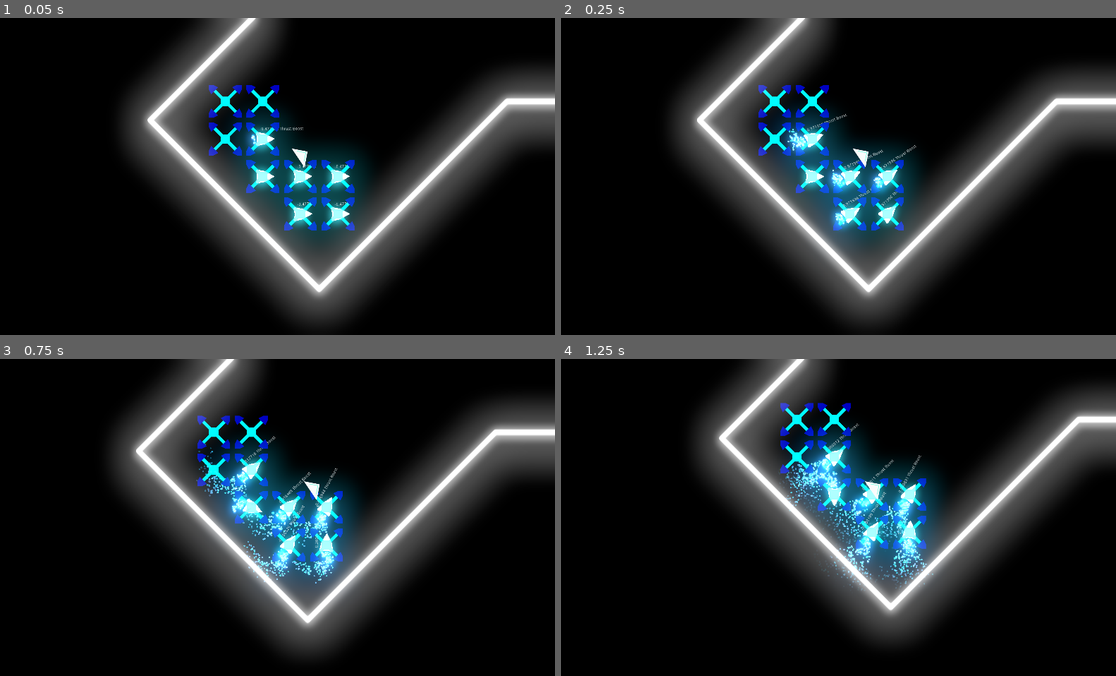
Above: before the commit, frames 1-4 (two rows, left to right).
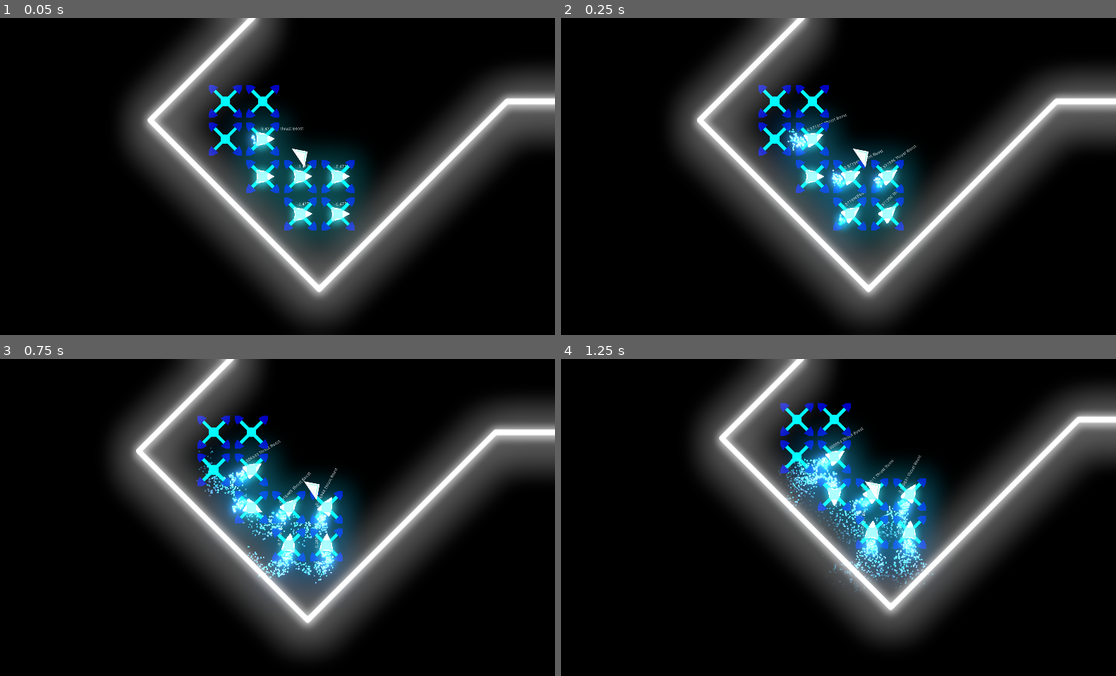
Above: after the commit, the same moments.

Repository: Insta-x/boost-racer
Game: Godot game, scene res://Src/Game.tscn
The game is run twice, just before and just after one commit, with the same random seed, the same clock (stepped at 60 frames per second) and the same inputs.
Inputs:
- Up to frame 1 (0.05 s): no input
- Up to frame 2 (0.25 s): no input
- Up to frame 3 (0.75 s): hold D (turn_right) from 0.53 s (still down); hold Shift (boost) from 0.53 s (still down)
- Up to frame 4 (1.25 s): keep holding D (turn_right); keep holding Shift (boost)

Frame 1 is identical in both runs. In frame 2, 0.1% of the frame differs, in the area x 48-58%, y 52-66%; in frame 3, 0.7%; in frame 4, 1.2%, in the area x 38-60%, y 20-74%.

Commit message:
fix world path

Diff:
--- a/Src/Game.tscn
+++ b/Src/Game.tscn
@@ -18,19 +18,22 @@
 [node name="CollisionPolygon2D17" parent="GameWorld/Wall" index="16"]
 polygon = PoolVector2Array( 7552, 1024, 7424, 1024, 7168, 768, 7168, 512, 6591.87, 1024, 5824, 1024, 5568, 1280, 5568, 1472, 5184, 1856, 5184, 2048, 5312, 2176, 5568, 2176, 5568, 3008 )
 
+[node name="Position2D4" parent="GameWorld/PathFinder/Nodes" index="3"]
+position = Vector2( 13918, 2635 )
+
+[node name="Position2D63" parent="GameWorld/PathFinder/Nodes" index="50"]
+position = Vector2( 12196, 2231 )
+
+[node name="Position2D21" parent="GameWorld/PathFinder/Nodes" index="92"]
+position = Vector2( 3081, 8728 )
+
+[node name="Camera2D" parent="GameWorld/PathFinder/EnemyRacer" index="13"]
+current = false
+
 [node name="GameCamera" parent="." instance=ExtResource( 9 )]
 position = Vector2( -192, 9216 )
 current = true
 following = NodePath("../GameWorld/PlayerRacer")
-
-[node name="Position2D4" parent="GameWorld/PathFinder/Nodes" index="3"]
-position = Vector2( 13918, 2635 )
-
-[node name="Position2D63" parent="GameWorld/PathFinder/Nodes" index="44"]
-position = Vector2( 12196, 2231 )
-
-[node name="Position2D21" parent="GameWorld/PathFinder/Nodes" index="80"]
-position = Vector2( 3081, 8728 )
 
 [node name="WorldEnvironment" type="WorldEnvironment" parent="."]
 environment = ExtResource( 7 )
--- a/Src/GameWorld.tscn
+++ b/Src/GameWorld.tscn
@@ -172,7 +172,7 @@
 position = Vector2( 11870, 7848 )
 
 [node name="Position2D24" type="Position2D" parent="PathFinder/Nodes" index="10"]
-position = Vector2( 11838, 6661 )
+position = Vector2( 11790, 6728 )
 
 [node name="Position2D25" type="Position2D" parent="PathFinder/Nodes" index="11"]
 position = Vector2( 11120, 6655 )
@@ -184,7 +184,7 @@
 position = Vector2( 10337, 7274 )
 
 [node name="Position2D9" type="Position2D" parent="PathFinder/Nodes" index="14"]
-position = Vector2( 13914, 7999 )
+position = Vector2( 13876, 7909 )
 
 [node name="Position2D10" type="Position2D" parent="PathFinder/Nodes" index="15"]
 position = Vector2( 13096, 7999 )
@@ -202,193 +202,229 @@
 position = Vector2( 8168, 7230 )
 
 [node name="Position2D32" type="Position2D" parent="PathFinder/Nodes" index="20"]
-position = Vector2( 3744, 7174 )
-
-[node name="Position2D36" type="Position2D" parent="PathFinder/Nodes" index="21"]
-position = Vector2( 3874, 6193 )
-
-[node name="Position2D37" type="Position2D" parent="PathFinder/Nodes" index="22"]
-position = Vector2( 5387, 6144 )
-
-[node name="Position2D38" type="Position2D" parent="PathFinder/Nodes" index="23"]
-position = Vector2( 5361, 4526 )
-
-[node name="Position2D58" type="Position2D" parent="PathFinder/Nodes" index="24"]
+position = Vector2( 3767, 7198 )
+
+[node name="Position2D82" type="Position2D" parent="PathFinder/Nodes" index="21"]
+position = Vector2( 5100, 7146 )
+
+[node name="Position2D83" type="Position2D" parent="PathFinder/Nodes" index="22"]
+position = Vector2( 6954, 7165 )
+
+[node name="Position2D36" type="Position2D" parent="PathFinder/Nodes" index="23"]
+position = Vector2( 3945, 6174 )
+
+[node name="Position2D37" type="Position2D" parent="PathFinder/Nodes" index="24"]
+position = Vector2( 5351, 6068 )
+
+[node name="Position2D38" type="Position2D" parent="PathFinder/Nodes" index="25"]
+position = Vector2( 5344, 4948 )
+
+[node name="Position2D93" type="Position2D" parent="PathFinder/Nodes" index="26"]
+position = Vector2( 5642, 4520 )
+
+[node name="Position2D58" type="Position2D" parent="PathFinder/Nodes" index="27"]
 position = Vector2( 9709, 4529 )
 
-[node name="Position2D76" type="Position2D" parent="PathFinder/Nodes" index="25"]
-position = Vector2( 9709, 5809 )
-
-[node name="Position2D77" type="Position2D" parent="PathFinder/Nodes" index="26"]
+[node name="Position2D76" type="Position2D" parent="PathFinder/Nodes" index="28"]
+position = Vector2( 9684, 5834 )
+
+[node name="Position2D77" type="Position2D" parent="PathFinder/Nodes" index="29"]
 position = Vector2( 8183, 5843 )
 
-[node name="Position2D78" type="Position2D" parent="PathFinder/Nodes" index="27"]
-position = Vector2( 10726, 5818 )
-
-[node name="Position2D74" type="Position2D" parent="PathFinder/Nodes" index="28"]
-position = Vector2( 9965, 4536 )
-
-[node name="Position2D64" type="Position2D" parent="PathFinder/Nodes" index="29"]
-position = Vector2( 9686, 3751 )
-
-[node name="Position2D65" type="Position2D" parent="PathFinder/Nodes" index="30"]
-position = Vector2( 9263, 3494 )
-
-[node name="Position2D66" type="Position2D" parent="PathFinder/Nodes" index="31"]
-position = Vector2( 9218, 2958 )
-
-[node name="Position2D67" type="Position2D" parent="PathFinder/Nodes" index="32"]
-position = Vector2( 9784, 2898 )
-
-[node name="Position2D68" type="Position2D" parent="PathFinder/Nodes" index="33"]
-position = Vector2( 9769, 2581 )
-
-[node name="Position2D70" type="Position2D" parent="PathFinder/Nodes" index="34"]
-position = Vector2( 5793, 2605 )
-
-[node name="Position2D71" type="Position2D" parent="PathFinder/Nodes" index="35"]
+[node name="Position2D78" type="Position2D" parent="PathFinder/Nodes" index="30"]
+position = Vector2( 10652, 5818 )
+
+[node name="Position2D74" type="Position2D" parent="PathFinder/Nodes" index="31"]
+position = Vector2( 10009, 4517 )
+
+[node name="Position2D85" type="Position2D" parent="PathFinder/Nodes" index="32"]
+position = Vector2( 9696, 3869 )
+
+[node name="Position2D65" type="Position2D" parent="PathFinder/Nodes" index="33"]
+position = Vector2( 9381, 3605 )
+
+[node name="Position2D66" type="Position2D" parent="PathFinder/Nodes" index="34"]
+position = Vector2( 9359, 3076 )
+
+[node name="Position2D67" type="Position2D" parent="PathFinder/Nodes" index="35"]
+position = Vector2( 9712, 2670 )
+
+[node name="Position2D92" type="Position2D" parent="PathFinder/Nodes" index="36"]
+position = Vector2( 9008, 2589 )
+
+[node name="Position2D70" type="Position2D" parent="PathFinder/Nodes" index="37"]
+position = Vector2( 5801, 2896 )
+
+[node name="Position2D91" type="Position2D" parent="PathFinder/Nodes" index="38"]
+position = Vector2( 6129, 2611 )
+
+[node name="Position2D71" type="Position2D" parent="PathFinder/Nodes" index="39"]
 position = Vector2( 5769, 3685 )
 
-[node name="Position2D72" type="Position2D" parent="PathFinder/Nodes" index="36"]
+[node name="Position2D72" type="Position2D" parent="PathFinder/Nodes" index="40"]
 position = Vector2( 4361, 3725 )
 
-[node name="Position2D73" type="Position2D" parent="PathFinder/Nodes" index="37"]
+[node name="Position2D73" type="Position2D" parent="PathFinder/Nodes" index="41"]
 position = Vector2( 4353, 2997 )
 
-[node name="Position2D75" type="Position2D" parent="PathFinder/Nodes" index="38"]
-position = Vector2( 3985, 2293 )
-
-[node name="Position2D69" type="Position2D" parent="PathFinder/Nodes" index="39"]
+[node name="Position2D75" type="Position2D" parent="PathFinder/Nodes" index="42"]
+position = Vector2( 4033, 2283 )
+
+[node name="Position2D69" type="Position2D" parent="PathFinder/Nodes" index="43"]
 position = Vector2( 9769, 2287 )
 
-[node name="Position2D59" type="Position2D" parent="PathFinder/Nodes" index="40"]
+[node name="Position2D59" type="Position2D" parent="PathFinder/Nodes" index="44"]
 position = Vector2( 8170, 4526 )
 
-[node name="Position2D60" type="Position2D" parent="PathFinder/Nodes" index="41"]
-position = Vector2( 10765, 4526 )
-
-[node name="Position2D61" type="Position2D" parent="PathFinder/Nodes" index="42"]
-position = Vector2( 12217, 4515 )
-
-[node name="Position2D62" type="Position2D" parent="PathFinder/Nodes" index="43"]
+[node name="Position2D60" type="Position2D" parent="PathFinder/Nodes" index="45"]
+position = Vector2( 11125, 4515 )
+
+[node name="Position2D84" type="Position2D" parent="PathFinder/Nodes" index="46"]
+position = Vector2( 10769, 4964 )
+
+[node name="Position2D61" type="Position2D" parent="PathFinder/Nodes" index="47"]
+position = Vector2( 11846, 4546 )
+
+[node name="Position2D87" type="Position2D" parent="PathFinder/Nodes" index="48"]
+position = Vector2( 12228, 4164 )
+
+[node name="Position2D62" type="Position2D" parent="PathFinder/Nodes" index="49"]
 position = Vector2( 12228, 3116 )
 
-[node name="Position2D63" type="Position2D" parent="PathFinder/Nodes" index="44"]
+[node name="Position2D63" type="Position2D" parent="PathFinder/Nodes" index="50"]
 position = Vector2( 12152, 2307 )
 
-[node name="Position2D39" type="Position2D" parent="PathFinder/Nodes" index="45"]
-position = Vector2( 3736, 4505 )
-
-[node name="Position2D40" type="Position2D" parent="PathFinder/Nodes" index="46"]
+[node name="Position2D39" type="Position2D" parent="PathFinder/Nodes" index="51"]
+position = Vector2( 3740, 4535 )
+
+[node name="Position2D40" type="Position2D" parent="PathFinder/Nodes" index="52"]
 position = Vector2( 3273, 4961 )
 
-[node name="Position2D35" type="Position2D" parent="PathFinder/Nodes" index="47"]
+[node name="Position2D35" type="Position2D" parent="PathFinder/Nodes" index="53"]
 position = Vector2( 2513, 5774 )
 
-[node name="Position2D41" type="Position2D" parent="PathFinder/Nodes" index="48"]
+[node name="Position2D41" type="Position2D" parent="PathFinder/Nodes" index="54"]
 position = Vector2( 1025, 5804 )
 
-[node name="Position2D42" type="Position2D" parent="PathFinder/Nodes" index="49"]
+[node name="Position2D42" type="Position2D" parent="PathFinder/Nodes" index="55"]
 position = Vector2( 194, 5087 )
 
-[node name="Position2D43" type="Position2D" parent="PathFinder/Nodes" index="50"]
+[node name="Position2D43" type="Position2D" parent="PathFinder/Nodes" index="56"]
 position = Vector2( 182, 2822 )
 
-[node name="Position2D79" type="Position2D" parent="PathFinder/Nodes" index="51"]
+[node name="Position2D79" type="Position2D" parent="PathFinder/Nodes" index="57"]
 position = Vector2( 161, 184 )
 
-[node name="Position2D80" type="Position2D" parent="PathFinder/Nodes" index="52"]
+[node name="Position2D80" type="Position2D" parent="PathFinder/Nodes" index="58"]
 position = Vector2( 607, -292 )
 
-[node name="Position2D81" type="Position2D" parent="PathFinder/Nodes" index="53"]
+[node name="Position2D81" type="Position2D" parent="PathFinder/Nodes" index="59"]
 position = Vector2( 2971, -292 )
 
-[node name="Position2D44" type="Position2D" parent="PathFinder/Nodes" index="54"]
+[node name="Position2D44" type="Position2D" parent="PathFinder/Nodes" index="60"]
 position = Vector2( 996, 2085 )
 
-[node name="Position2D45" type="Position2D" parent="PathFinder/Nodes" index="55"]
+[node name="Position2D45" type="Position2D" parent="PathFinder/Nodes" index="61"]
 position = Vector2( 2301, 1992 )
 
-[node name="Position2D47" type="Position2D" parent="PathFinder/Nodes" index="56"]
+[node name="Position2D47" type="Position2D" parent="PathFinder/Nodes" index="62"]
 position = Vector2( 2246, 177 )
 
-[node name="Position2D48" type="Position2D" parent="PathFinder/Nodes" index="57"]
+[node name="Position2D48" type="Position2D" parent="PathFinder/Nodes" index="63"]
 position = Vector2( 2581, 169 )
 
-[node name="Position2D49" type="Position2D" parent="PathFinder/Nodes" index="58"]
+[node name="Position2D49" type="Position2D" parent="PathFinder/Nodes" index="64"]
 position = Vector2( 3110, 720 )
 
-[node name="Position2D50" type="Position2D" parent="PathFinder/Nodes" index="59"]
-position = Vector2( 3672, 752 )
-
-[node name="Position2D51" type="Position2D" parent="PathFinder/Nodes" index="60"]
-position = Vector2( 3680, 1258 )
-
-[node name="Position2D52" type="Position2D" parent="PathFinder/Nodes" index="61"]
-position = Vector2( 6087, 1173 )
-
-[node name="Position2D53" type="Position2D" parent="PathFinder/Nodes" index="62"]
+[node name="Position2D50" type="Position2D" parent="PathFinder/Nodes" index="65"]
+position = Vector2( 4383, 1181 )
+
+[node name="Position2D51" type="Position2D" parent="PathFinder/Nodes" index="66"]
+position = Vector2( 3685, 991 )
+
+[node name="Position2D52" type="Position2D" parent="PathFinder/Nodes" index="67"]
+position = Vector2( 6357, 1179 )
+
+[node name="Position2D88" type="Position2D" parent="PathFinder/Nodes" index="68"]
+position = Vector2( 7234, 410 )
+
+[node name="Position2D89" type="Position2D" parent="PathFinder/Nodes" index="69"]
+position = Vector2( 8167, 421 )
+
+[node name="Position2D90" type="Position2D" parent="PathFinder/Nodes" index="70"]
+position = Vector2( 8450, 936 )
+
+[node name="Position2D53" type="Position2D" parent="PathFinder/Nodes" index="71"]
 position = Vector2( 7295, -35 )
 
-[node name="Position2D54" type="Position2D" parent="PathFinder/Nodes" index="63"]
+[node name="Position2D54" type="Position2D" parent="PathFinder/Nodes" index="72"]
 position = Vector2( 8247, -3 )
 
-[node name="Position2D55" type="Position2D" parent="PathFinder/Nodes" index="64"]
+[node name="Position2D55" type="Position2D" parent="PathFinder/Nodes" index="73"]
 position = Vector2( 8295, 2213 )
 
-[node name="Position2D56" type="Position2D" parent="PathFinder/Nodes" index="65"]
-position = Vector2( 11693, 2213 )
-
-[node name="Position2D57" type="Position2D" parent="PathFinder/Nodes" index="66"]
-position = Vector2( 11731, 182 )
-
-[node name="Position2D46" type="Position2D" parent="PathFinder/Nodes" index="67"]
+[node name="Position2D56" type="Position2D" parent="PathFinder/Nodes" index="74"]
+position = Vector2( 11760, 1999 )
+
+[node name="Position2D57" type="Position2D" parent="PathFinder/Nodes" index="75"]
+position = Vector2( 12515, 153 )
+
+[node name="Position2D64" type="Position2D" parent="PathFinder/Nodes" index="76"]
+position = Vector2( 11724, 944 )
+
+[node name="Position2D68" type="Position2D" parent="PathFinder/Nodes" index="77"]
+position = Vector2( 11717, 1543 )
+
+[node name="Position2D86" type="Position2D" parent="PathFinder/Nodes" index="78"]
+position = Vector2( 10883, 2241 )
+
+[node name="Position2D46" type="Position2D" parent="PathFinder/Nodes" index="79"]
 position = Vector2( 3225, 2857 )
 
-[node name="Position2D34" type="Position2D" parent="PathFinder/Nodes" index="68"]
+[node name="Position2D34" type="Position2D" parent="PathFinder/Nodes" index="80"]
 position = Vector2( 1764, 7244 )
 
-[node name="Position2D33" type="Position2D" parent="PathFinder/Nodes" index="69"]
-position = Vector2( 3707, 8031 )
-
-[node name="Position2D30" type="Position2D" parent="PathFinder/Nodes" index="70"]
+[node name="Position2D33" type="Position2D" parent="PathFinder/Nodes" index="81"]
+position = Vector2( 3728, 8062 )
+
+[node name="Position2D30" type="Position2D" parent="PathFinder/Nodes" index="82"]
 position = Vector2( 8703, 6669 )
 
-[node name="Position2D28" type="Position2D" parent="PathFinder/Nodes" index="71"]
+[node name="Position2D28" type="Position2D" parent="PathFinder/Nodes" index="83"]
 position = Vector2( 11407, 8475 )
 
-[node name="Position2D13" type="Position2D" parent="PathFinder/Nodes" index="72"]
-position = Vector2( 9535, 8431 )
-
-[node name="Position2D14" type="Position2D" parent="PathFinder/Nodes" index="73"]
+[node name="Position2D13" type="Position2D" parent="PathFinder/Nodes" index="84"]
+position = Vector2( 9545, 8464 )
+
+[node name="Position2D14" type="Position2D" parent="PathFinder/Nodes" index="85"]
 position = Vector2( 8862, 7809 )
 
-[node name="Position2D15" type="Position2D" parent="PathFinder/Nodes" index="74"]
+[node name="Position2D15" type="Position2D" parent="PathFinder/Nodes" index="86"]
 position = Vector2( 8582, 7817 )
 rotation = 0.201052
 
-[node name="Position2D16" type="Position2D" parent="PathFinder/Nodes" index="75"]
+[node name="Position2D16" type="Position2D" parent="PathFinder/Nodes" index="87"]
 position = Vector2( 7675, 8745 )
 rotation = 0.201052
 
-[node name="Position2D17" type="Position2D" parent="PathFinder/Nodes" index="76"]
+[node name="Position2D17" type="Position2D" parent="PathFinder/Nodes" index="88"]
 position = Vector2( 6399, 8738 )
 rotation = 0.201052
 
-[node name="Position2D18" type="Position2D" parent="PathFinder/Nodes" index="77"]
+[node name="Position2D18" type="Position2D" parent="PathFinder/Nodes" index="89"]
 position = Vector2( 5508, 9629 )
 rotation = 0.201052
 
-[node name="Position2D19" type="Position2D" parent="PathFinder/Nodes" index="78"]
+[node name="Position2D19" type="Position2D" parent="PathFinder/Nodes" index="90"]
 position = Vector2( 4760, 9608 )
 rotation = 0.201052
 
-[node name="Position2D20" type="Position2D" parent="PathFinder/Nodes" index="79"]
+[node name="Position2D20" type="Position2D" parent="PathFinder/Nodes" index="91"]
 position = Vector2( 3855, 8746 )
 rotation = 0.201052
 
-[node name="Position2D21" type="Position2D" parent="PathFinder/Nodes" index="80"]
-position = Vector2( 3081, 8739 )
+[node name="Position2D21" type="Position2D" parent="PathFinder/Nodes" index="92"]
+position = Vector2( 3088, 8757 )
 rotation = 0.201052
 
 [node name="EnemyRacer" parent="PathFinder" instance=ExtResource( 1 )]
@@ -643,7 +679,7 @@
 antialiased = true
 
 [node name="Line2D22" type="Line2D" parent="Lines"]
-points = PoolVector2Array( 12352, 3264, 12352, 4416, 12096, 4672, 11200, 4672, 10880, 4992, 10880, 5760, 10688, 5952 )
+points = PoolVector2Array( 12352, 3264, 12352, 4416, 12219.7, 4548.35, 12096, 4672, 11200, 4672, 10880, 4992, 10880, 5760, 10688, 5952 )
 width = 16.0
 default_color = Color( 1.7, 0.517969, 0, 1 )
 joint_mode = 2
--- a/project.godot
+++ b/project.godot
@@ -19,11 +19,6 @@
 "language": "GDScript",
 "path": "res://Src/Racer/EnemyRacer.gd"
 }, {
-"base": "EditorVCSInterface",
-"class": "GitAPI",
-"language": "NativeScript",
-"path": "res://addons/godot-git-plugin/git_api.gdns"
-}, {
 "base": "Racer",
 "class": "PlayerRacer",
 "language": "GDScript",
@@ -37,7 +32,6 @@
 _global_script_class_icons={
 "AreaGuider": "",
 "EnemyRacer": "",
-"GitAPI": "",
 "PlayerRacer": "",
 "Racer": ""
 }
@@ -59,7 +53,7 @@
 
 [gdnative]
 
-singletons=[ "res://addons/godot-git-plugin/git_api.gdnlib" ]
+singletons=[  ]
 
 [global]
 
